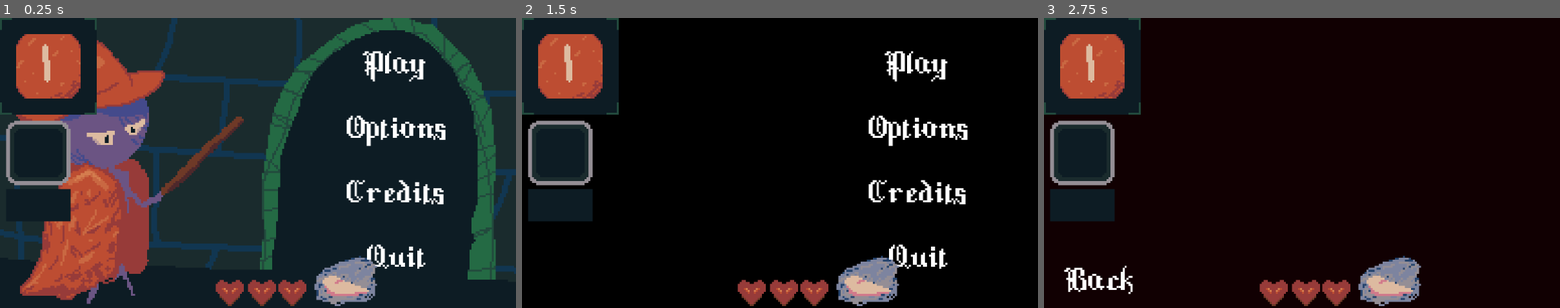
Above: before the commit, frames 1-3 (left to right).
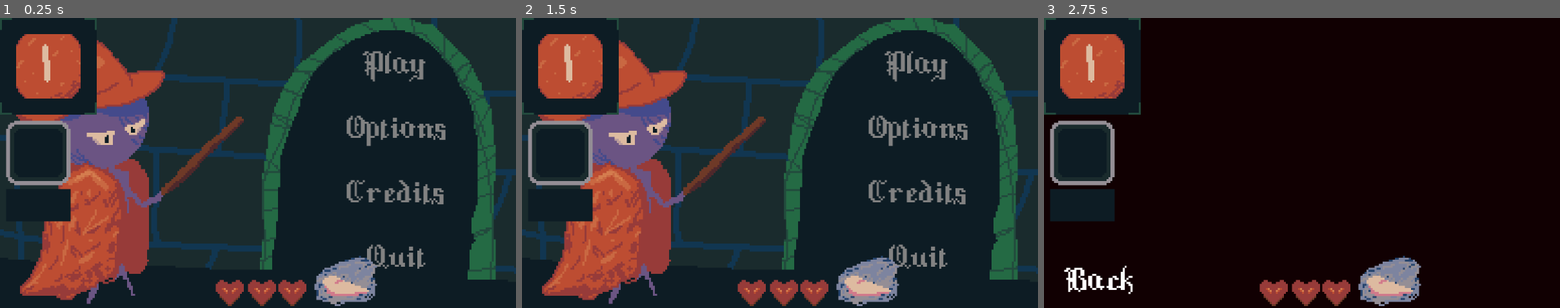
Above: after the commit, the same moments.

Repository: KatLuvsYa3/SELUGameJam26_Godot_Bros
Game: Godot game, scene res://test_scenes/titlecreennew.tscn
Same seed, same stepped clock (60 frames per second), same inputs: the game is played once before the commit and once after it. This scene is started directly instead of the project's main scene.
Inputs:
- Up to frame 1 (0.25 s): no input
- Up to frame 2 (1.5 s): click "Options" at 0.5 s; click "Back" at 1.25 s
- Up to frame 3 (2.75 s): click "Options" at 2 s

The runs differ from the first frame. In frame 1, 2.2% of the frame differs, in the area x 67-87%, y 11-87%; in frame 2, 87%, in the area x 0-100%, y 0-100%; in frame 3, nothing differs.

Commit message:
luke part 3(useless)

Diff:
--- a/credits.gd
+++ b/credits.gd
@@ -7,4 +7,4 @@
 	$Creditsbackbutton.pressed.connect(_on_back_button)
 
 func _on_back_button() -> void:
-	get_tree().change_scene_to_file("res://test_scenes/node_2d.tscn")
+	get_tree().change_scene_to_file("res://test_scenes/titlecreennew.tscn")
--- a/test_scenes/node_2d.tscn
+++ /dev/null
@@ -1,79 +0,0 @@
-[gd_scene format=3 uid="uid://duhiuv610k4bq"]
-
-[ext_resource type="Script" uid="uid://b2hauehgsr1tm" path="res://scripts/main.gd" id="1_5xmsl"]
-[ext_resource type="Texture2D" uid="uid://cwcpsl65vuahd" path="res://sprites/fade.png" id="1_lg5f7"]
-[ext_resource type="FontFile" uid="uid://bgrqlvqn6ypgj" path="res://test_scenes/GothicByte.ttf" id="1_ss4wl"]
-
-[sub_resource type="ShaderMaterial" id="ShaderMaterial_nwpmh"]
-
-[sub_resource type="CanvasTexture" id="CanvasTexture_b136p"]
-
-[node name="Node2D" type="Node2D" unique_id=956090293]
-script = ExtResource("1_5xmsl")
-
-[node name="TextureRect" type="TextureRect" parent="." unique_id=1670212204]
-modulate = Color(0, 0, 0, 1)
-self_modulate = Color(0, 0, 0, 1)
-show_behind_parent = true
-material = SubResource("ShaderMaterial_nwpmh")
-offset_right = 256.0
-offset_bottom = 144.0
-mouse_filter = 2
-texture = SubResource("CanvasTexture_b136p")
-
-[node name="PlayButton" type="Button" parent="." unique_id=65919269]
-offset_left = 147.0
-offset_top = 11.0
-offset_right = 247.0
-offset_bottom = 36.0
-theme_override_colors/font_color = Color(1, 1, 1, 1)
-theme_override_colors/font_hover_color = Color(0.63375664, 0.6337567, 0.6337577, 1)
-theme_override_fonts/font = ExtResource("1_ss4wl")
-theme_override_font_sizes/font_size = 16
-text = "Play"
-flat = true
-
-[node name="OptionsButton" type="Button" parent="." unique_id=2067856669]
-offset_left = 147.0
-offset_top = 43.0
-offset_right = 247.0
-offset_bottom = 68.0
-theme_override_colors/font_color = Color(1, 1, 1, 1)
-theme_override_colors/font_hover_color = Color(0.63375664, 0.6337567, 0.6337577, 1)
-theme_override_fonts/font = ExtResource("1_ss4wl")
-theme_override_font_sizes/font_size = 16
-text = "Options"
-flat = true
-
-[node name="CreditsButton" type="Button" parent="." unique_id=711741435]
-offset_left = 147.0
-offset_top = 75.0
-offset_right = 247.0
-offset_bottom = 100.0
-theme_override_colors/font_color = Color(1, 1, 1, 1)
-theme_override_colors/font_hover_color = Color(0.63375664, 0.6337567, 0.6337577, 1)
-theme_override_fonts/font = ExtResource("1_ss4wl")
-theme_override_font_sizes/font_size = 16
-text = "Credits"
-flat = true
-
-[node name="QuitgameButton" type="Button" parent="." unique_id=1536798952]
-offset_left = 147.0
-offset_top = 107.0
-offset_right = 247.0
-offset_bottom = 132.0
-theme_override_colors/font_color = Color(1, 1, 1, 1)
-theme_override_colors/font_hover_color = Color(0.63375664, 0.6337567, 0.6337577, 1)
-theme_override_fonts/font = ExtResource("1_ss4wl")
-theme_override_font_sizes/font_size = 16
-text = "Quit"
-flat = true
-
-[node name="Viewport Background" type="Sprite2D" parent="." unique_id=831663833]
-visible = false
-z_index = -1
-position = Vector2(128, 72)
-texture = ExtResource("1_lg5f7")
-metadata/_edit_lock_ = true
-
-[connection signal="pressed" from="PlayButton" to="." method="_on_play_pressed"]
--- a/test_scenes/options.gd
+++ b/test_scenes/options.gd
@@ -7,4 +7,4 @@
 	$Optionsbackbutton.pressed.connect(_on_back_button)
 
 func _on_back_button() -> void:
-	get_tree().change_scene_to_file("res://test_scenes/node_2d.tscn")
+	get_tree().change_scene_to_file("res://test_scenes/titlecreennew.tscn")
--- a/test_scenes/titlecreennew.tscn
+++ b/test_scenes/titlecreennew.tscn
@@ -28,8 +28,8 @@
 offset_top = 11.0
 offset_right = 247.0
 offset_bottom = 36.0
-theme_override_colors/font_color = Color(1, 1, 1, 1)
-theme_override_colors/font_hover_color = Color(0.63375664, 0.6337567, 0.6337577, 1)
+theme_override_colors/font_color = Color(0.50928617, 0.50928617, 0.50928617, 1)
+theme_override_colors/font_hover_color = Color(0.15127605, 0.15127608, 0.15127596, 1)
 theme_override_fonts/font = ExtResource("2_fd305")
 theme_override_font_sizes/font_size = 16
 text = "Play"
@@ -40,8 +40,8 @@
 offset_top = 43.0
 offset_right = 247.0
 offset_bottom = 68.0
-theme_override_colors/font_color = Color(1, 1, 1, 1)
-theme_override_colors/font_hover_color = Color(0.63375664, 0.6337567, 0.6337577, 1)
+theme_override_colors/font_color = Color(0.50928617, 0.50928617, 0.50928617, 1)
+theme_override_colors/font_hover_color = Color(0.15127605, 0.15127608, 0.15127596, 1)
 theme_override_fonts/font = ExtResource("2_fd305")
 theme_override_font_sizes/font_size = 16
 text = "Options"
@@ -52,8 +52,8 @@
 offset_top = 75.0
 offset_right = 247.0
 offset_bottom = 100.0
-theme_override_colors/font_color = Color(1, 1, 1, 1)
-theme_override_colors/font_hover_color = Color(0.63375664, 0.6337567, 0.6337577, 1)
+theme_override_colors/font_color = Color(0.50928617, 0.50928617, 0.50928617, 1)
+theme_override_colors/font_hover_color = Color(0.15127605, 0.15127608, 0.15127596, 1)
 theme_override_fonts/font = ExtResource("2_fd305")
 theme_override_font_sizes/font_size = 16
 text = "Credits"
@@ -64,8 +64,8 @@
 offset_top = 107.0
 offset_right = 247.0
 offset_bottom = 132.0
-theme_override_colors/font_color = Color(1, 1, 1, 1)
-theme_override_colors/font_hover_color = Color(0.63375664, 0.6337567, 0.6337577, 1)
+theme_override_colors/font_color = Color(0.50928617, 0.50928617, 0.50928617, 1)
+theme_override_colors/font_hover_color = Color(0.15127605, 0.15127608, 0.15127596, 1)
 theme_override_fonts/font = ExtResource("2_fd305")
 theme_override_font_sizes/font_size = 16
 text = "Quit"
